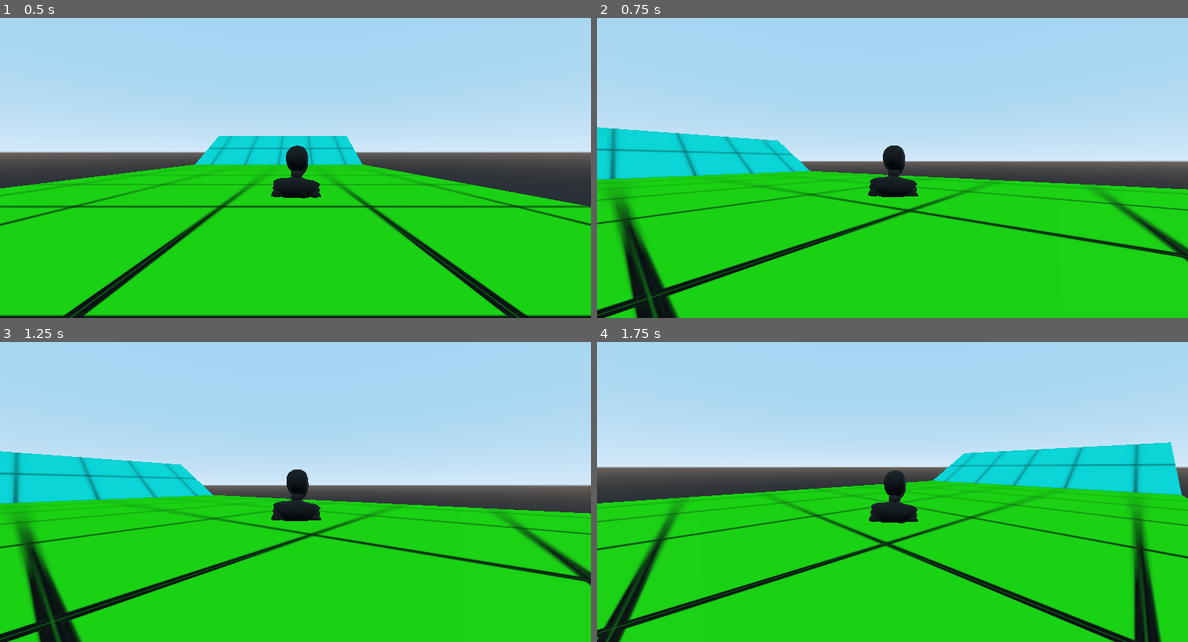
Above: before the commit, frames 1-4 (two rows, left to right).
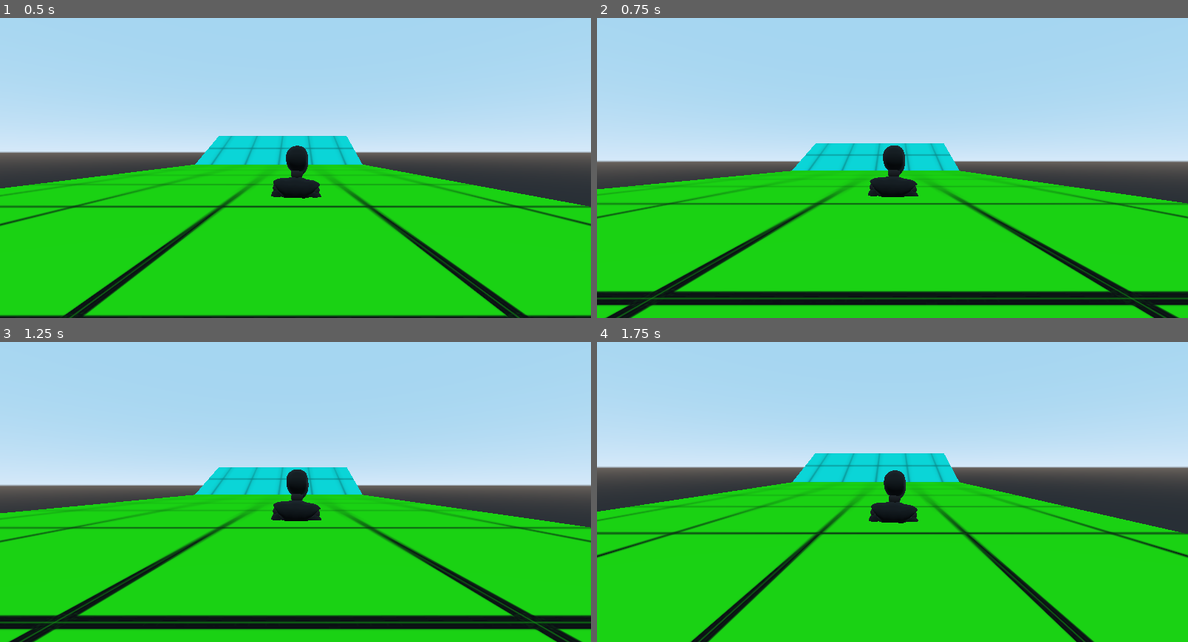
Above: after the commit, the same moments.

Repository: SmolBabby/Project-S
Game: Godot game, scene res://data/Scenes/Levels/Testing/TestMap_Grid.tscn
Two runs of this game, one before a commit and one after it. Both use one fixed random seed, a clock stepped at 60 frames per second and the inputs below. This scene is started directly instead of the project's main scene.
Inputs (mouse positions are in pixels of both pictures, inside the frame that each line leads up to):
- Up to frame 1 (0.5 s): no input
- Up to frame 2 (0.75 s): tap Enter at 0.5 s; move the mouse to (922, 150) at 0.52 s; hold W (move_forward) from 0.53 s (still down); tap Ctrl (crouch) at 0.6 s
- Up to frame 3 (1.25 s): keep holding W (move_forward); tap Space (jump) at 0.77 s
- Up to frame 4 (1.75 s): keep holding W (move_forward); tap Space (jump) at 1.25, 1.52 s; move the mouse to (862, 477) at 1.27 s; tap Ctrl (crouch) at 1.35 s

Frame 1 is identical in both runs. In frame 2, 21% of the frame differs, in the area x 0-100%, y 36-100%; in frame 3, 21%; in frame 4, 20%.
Error in both runs: Invalid set index 'text' (on base: 'null instance') with value of type 'String'. (res://data/Scenes/Levels/Testing/TestMap_Level.gd:15)

Commit message:
Fixed rotation issue in multiplayer

Diff:
--- a/Project S/data/Scenes/Player.tscn
+++ b/Project S/data/Scenes/Player.tscn
@@ -487,13 +487,16 @@
 states/Walking/position = Vector2( 151, 202 )
 transitions = [ "Running", "Walking", SubResource( 113 ), "Walking", "Running", SubResource( 114 ), "Walking", "Idle",  …(365 unchanged characters)…
 start_node = "Idle"
-graph_offset = Vector2( -120, 33 )
+graph_offset = Vector2( -109, 68 )
 
 [sub_resource type="AnimationNodeStateMachinePlayback" id=56]
+resource_local_to_scene = false
 
 [sub_resource type="AnimationNodeStateMachinePlayback" id=116]
+resource_local_to_scene = false
 
 [sub_resource type="AnimationNodeStateMachinePlayback" id=117]
+resource_local_to_scene = false
 
 [sub_resource type="CapsuleShape" id=1]
 radius = 0.264374
--- a/Project S/data/Scripts/PlayerControl.gd
+++ b/Project S/data/Scripts/PlayerControl.gd
@@ -1,6 +1,4 @@
 extends KinematicBody
-
-export(NodePath) var animationtree
 
 onready var _anim_tree = get_node("AnimationTree")
 
@@ -23,7 +21,6 @@
 onready var skeleton = get_node("godot_xbot/Armature/Skeleton")
 
 
-
 #Character Variables
 
 var runningSpeed: float = 5.0
@@ -34,8 +31,9 @@
 
 var vel : Vector3 = Vector3()
 
-puppet var repl_position = Vector3()
+puppet var repl_position = Transform()
 puppet var repl_rotation = Vector3()
+
 
 func _ready():
 	Input.set_mouse_mode(Input.MOUSE_MODE_CAPTURED)
@@ -77,7 +75,7 @@
 
 	if Input.is_action_just_pressed("crouch"):
 		print(Gamestate.player_info)
-		print(_anim_tree)
+
 
 
 	var root_motion: Transform = _anim_tree.get_root_motion_transform()
@@ -111,7 +109,6 @@
 		if Input.is_key_pressed(KEY_SHIFT):
 			vel.x = dir.x * runningSpeed
 			vel.z = dir.z * runningSpeed
-
 		else:
 			vel.x = dir.x * walkingSpeed
 			vel.z = dir.z * walkingSpeed
@@ -130,70 +127,90 @@
 		# Replicate the position
 		Gamestate.player_info.anim_state = _anim_tree.get("parameters/playback")
 		Gamestate.player_info.coords = Vector3(transform.origin.x, transform.origin.y, transform.origin.z)
-		Gamestate.player_info.rotation = Vector3(camera.rotation.x, player.rotation.y, 0)
-		rset("repl_position", transform.origin)
-		rset("repl_rotation", camera.transform.origin)
+		Gamestate.player_info.rotation = Vector3(player.rotation.x, player.rotation.y, 0)
+
+		rset("repl_position", transform)
+		rset("repl_rotation", rotation)
 	else:
 		# Take replicated variables to set current actor state
-		transform.origin = repl_position
-
+		transform = repl_position
+		rotation = repl_rotation
 
 
 
 
 func playAnimation(input):
-
 
 	if Input.is_key_pressed(KEY_SHIFT):
 		_anim_tree["parameters/playback"].travel("Running")
 		if (input.x + input.z) == 0:
 			_anim_tree["parameters/Running/playback"].travel("Idle")
+
 		if input.x > 0 && input.z == 0:
 			_anim_tree["parameters/Running/playback"].travel("Left")
+
 		if input.x < 0 && input.z == 0:
 			_anim_tree["parameters/Running/playback"].travel("Right")
+
 		if input.z > 0 && input.x == 0:
 			_anim_tree["parameters/Running/playback"].travel("Front")
+
 		if input.z < 0 && input.x == 0:
 			_anim_tree["parameters/Running/playback"].travel("Back")
 
 		if input.z > 0 && input.x > 0:
 			_anim_tree["parameters/Running/playback"].travel("FrontLeft")
+
 		if input.z > 0 && input.x < 0:
 			_anim_tree["parameters/Running/playback"].travel("FrontRight")
+
 		if input.z < 0 && input.x > 0:
 			_anim_tree["parameters/Running/playback"].travel("BackLeft")
+
+
 		if input.z < 0 && input.x < 0:
 			_anim_tree["parameters/Running/playback"].travel("BackRight")
+
+
 	else:
 		_anim_tree["parameters/playback"].travel("Walking")
+
 		if (input.x + input.z) == 0:
 			_anim_tree["parameters/Walking/playback"].travel("Idle")
+
 		if input.x > 0 && input.z == 0:
 			_anim_tree["parameters/Walking/playback"].travel("Left")
+
 		if input.x < 0 && input.z == 0:
 			_anim_tree["parameters/Walking/playback"].travel("Right")
+
 		if input.z > 0 && input.x == 0:
 			_anim_tree["parameters/Walking/playback"].travel("Front")
+
 		if input.z < 0 && input.x == 0:
 			_anim_tree["parameters/Walking/playback"].travel("Back")
 
 		if input.z > 0 && input.x > 0:
 			_anim_tree["parameters/Walking/playback"].travel("FrontLeft")
+
 		if input.z > 0 && input.x < 0:
 			_anim_tree["parameters/Walking/playback"].travel("FrontRight")
+
 		if input.z < 0 && input.x > 0:
 			_anim_tree["parameters/Walking/playback"].travel("BackLeft")
+
 		if input.z < 0 && input.x < 0:
 			_anim_tree["parameters/Walking/playback"].travel("BackRight")
 
-
-
 	if !is_on_floor():
 		_anim_tree["parameters/playback"].travel("Jump")
 
 
-func set_dominant_color(color, player):
-	var newMaterial = player.mesh.surface_get_material(0)
+func playAnimationOnline(anim_name, path):
+	_anim_tree[path].travel(anim_name)
+
+
+func set_dominant_color(color, p):
+	var newMaterial = p.mesh.surface_get_material(0)
 	newMaterial.set("albedo_color", color)
-	player.mesh.surface_set_material(0, newMaterial)
+	p.mesh.surface_set_material(0, newMaterial)
--- a/Project S/gamestate.gd
+++ b/Project S/gamestate.gd
@@ -8,5 +8,5 @@
 	char_color = Color(1, 1, 1),                   # By default don't modulate the icon color
 	coords = Vector3(),
 	rotation = Vector3(),
-	anim_state = "Walking/Playback/Idle"
+	anim_state = {anim_name = "String", anim_path = "String"}
 }
